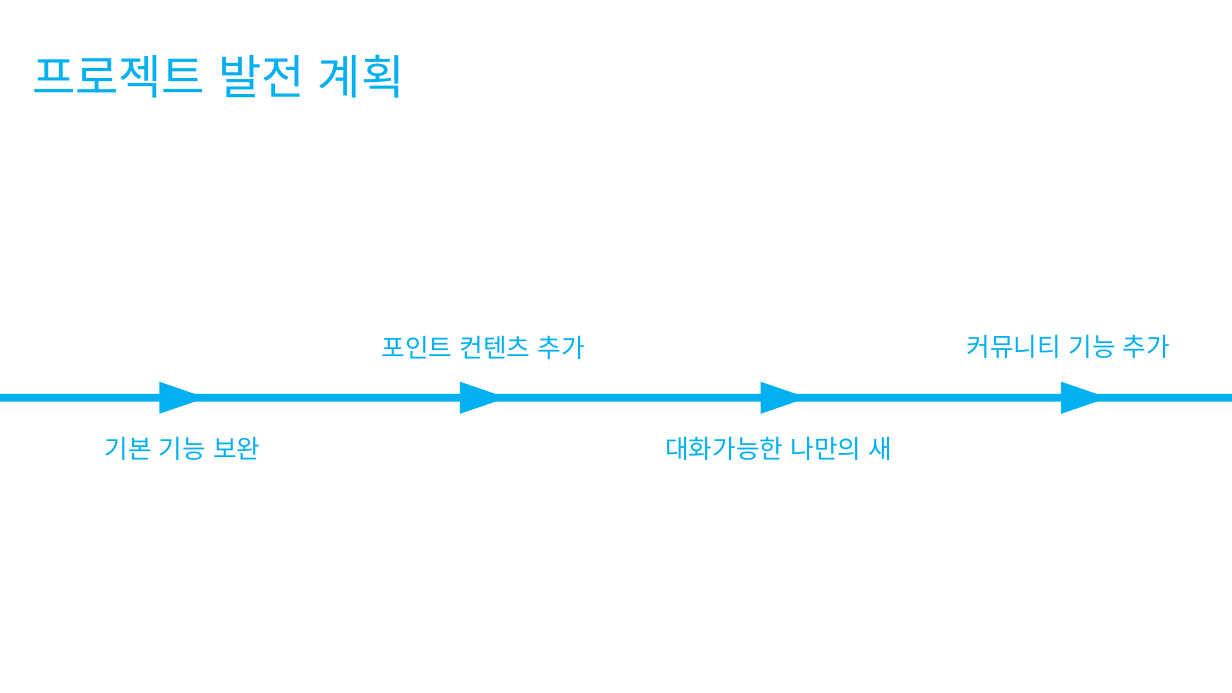
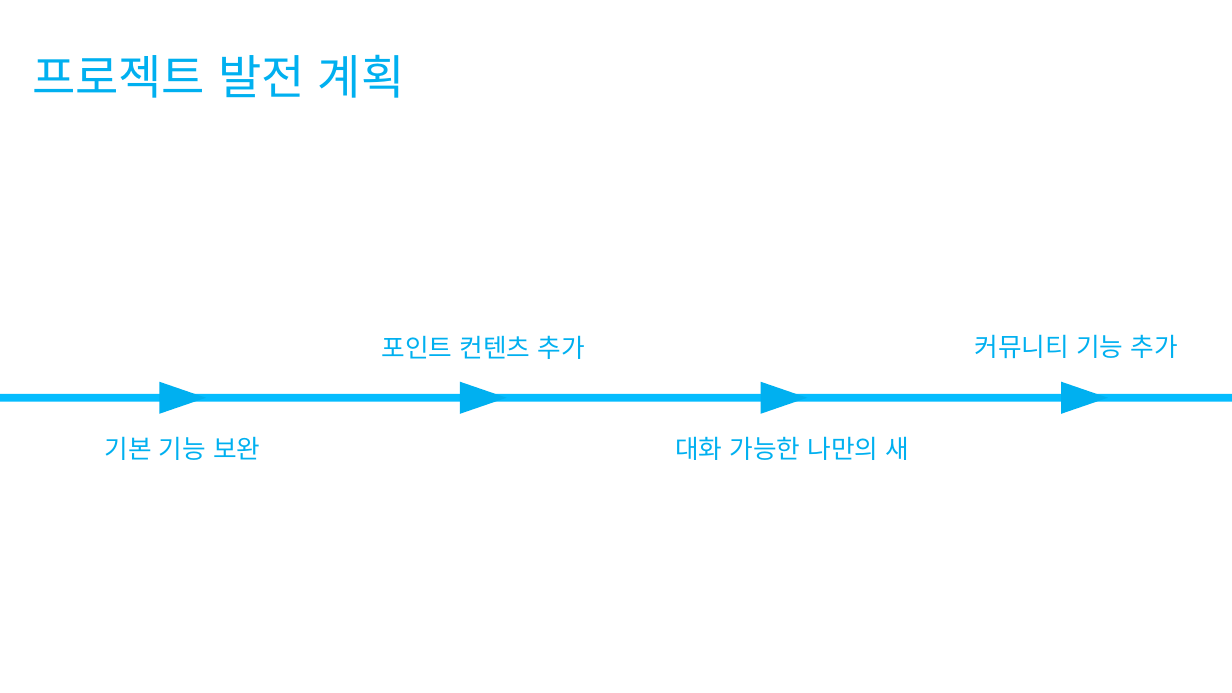
Before and after one commit to trevi00/EarlyBirdTP, a slide deck: slide 12 of documents/EarlyBird.pptx. Drawn at 1232x693 pixels with LibreOffice and Linux fonts; fonts in the diff are those of the drawing. Boxes give left, top, right and bottom in pixels: in the first picture for what was removed or moved away, otherwise in the second. Text is boxed around its words. In the diff, an @@ line names an element or a change of style, - is before the commit and + after.

```diff
--- a/documents/EarlyBird.pptx
+++ b/documents/EarlyBird.pptx
@@ text "커뮤니티 기능 추가": place and size @@
-text "커뮤니티 기능 추가" at (967, 334, 1170, 358)
+text "커뮤니티 기능 추가" at (975, 334, 1178, 358)
@@ text at (675, 436, 910, 460): spaces changed @@
-대화가능한 나만의 새
+대화 가능한 나만의 새
```
Also in this commit, not shown: 3 other slides changed, 3 other files.
